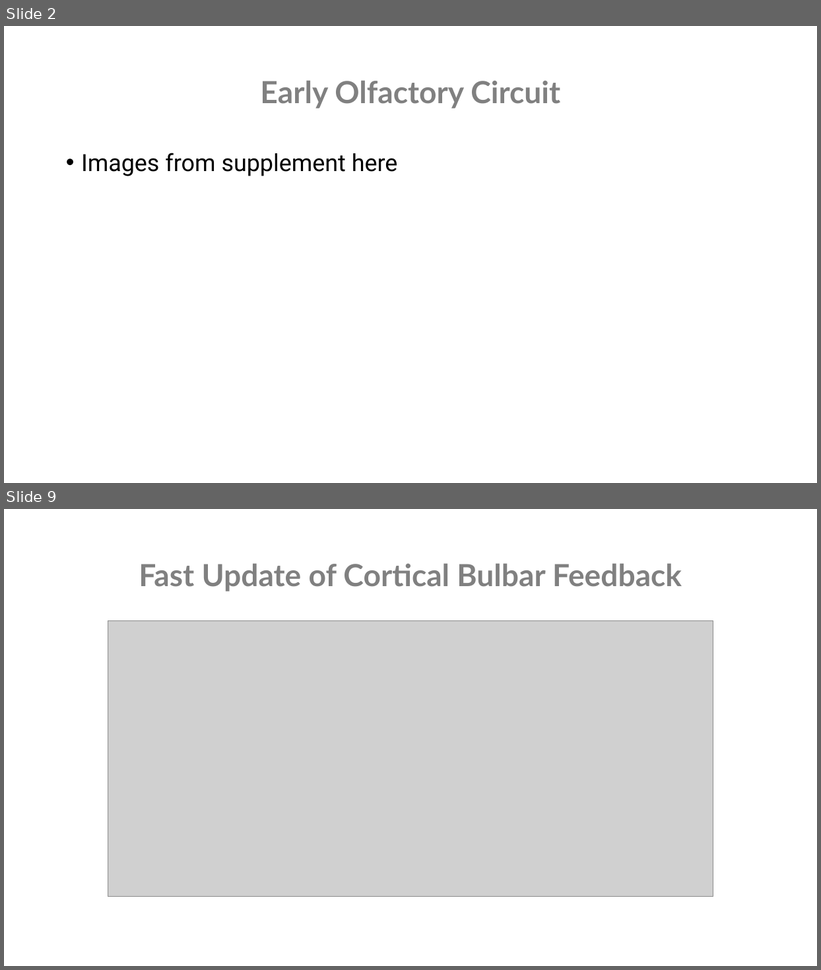
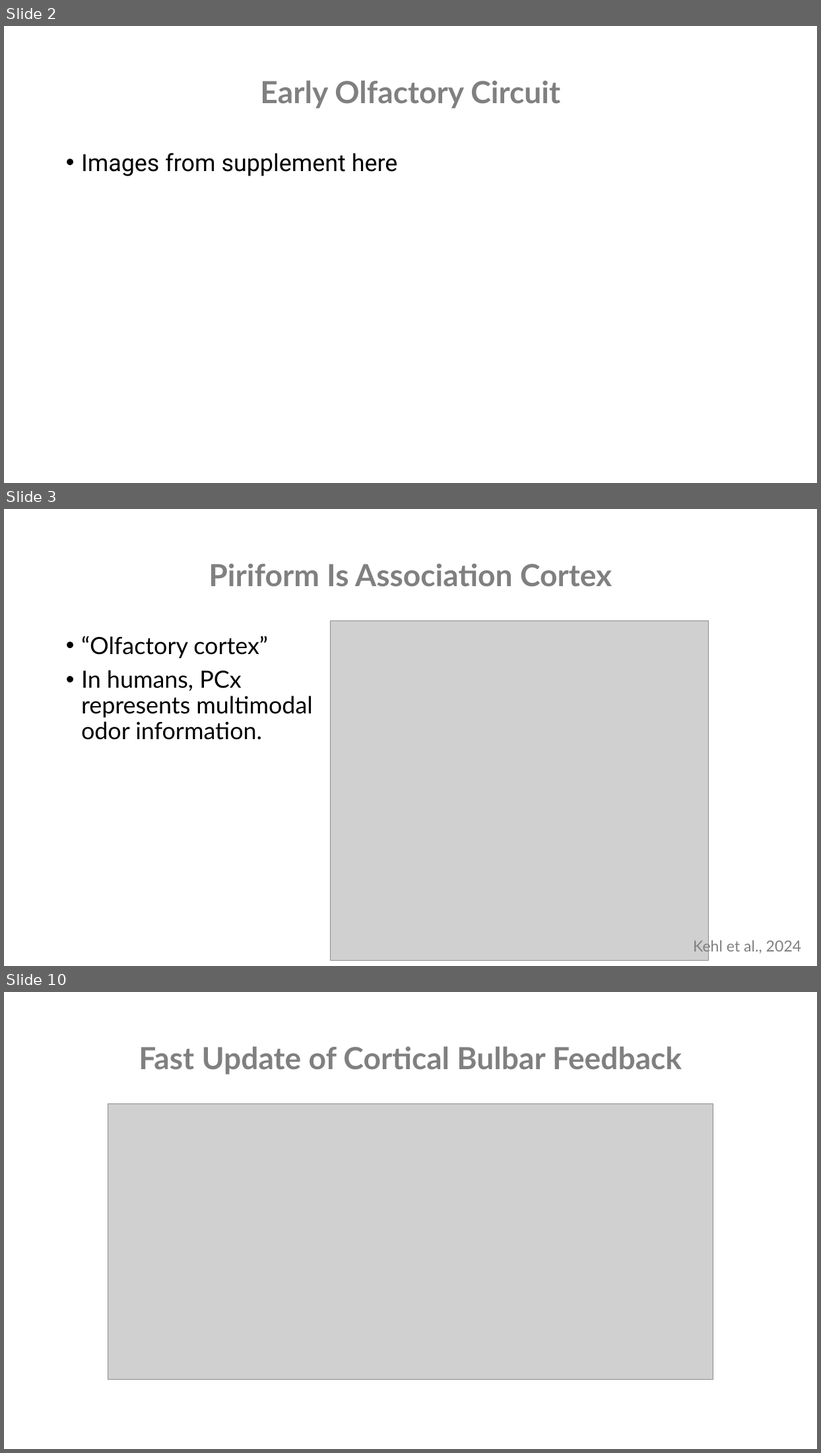
Before and after one commit to nghess/cnjc, a slide deck: multimodal_olfactory_feedback/hernandez_etal_2025.pptx. Shown one above the other, each under a label of ours: slides 2 and 9 before the commit, slides 2, 3 and 10 after it; the slides between them are not shown. The pictures are 821x970 and 821x1453 pixels, drawn with LibreOffice and Linux fonts; fonts in the diff are those of the drawing; grey boxes stand for pictures. Boxes give left, top, right and bottom in pixels: in the first picture for what was removed or moved away, otherwise in the second. Text is boxed around its words. In the diff, an @@ line names an element or a change of style, - is before the commit and + after.

```diff
--- a/multimodal_olfactory_feedback/hernandez_etal_2025.pptx
+++ b/multimodal_olfactory_feedback/hernandez_etal_2025.pptx
@@ slide 3 added at <box>4,509,817,966</box>, background #FFFFFF @@
@@ title added at <box>209,563,612,587</box>, 36 pt, text #808080, bold @@
+Piriform Is Association Cortex
@@ picture added at <box>331,621,709,961</box> @@
@@ text added at <box>81,636,312,740</box>, 28 pt, text #000000 @@
+• “Olfactory cortex”
+• In humans, PCx represents multimodal odor information.
@@ text added at <box>693,939,802,956</box>, 18 pt, text #808080 @@
+Kehl et al., 2024
@@ what was slide 9 is now slide 10 @@
```
Also in this commit, not shown: 3 slides changed, 10 other slides added, 3 slides removed, 8 other files.
